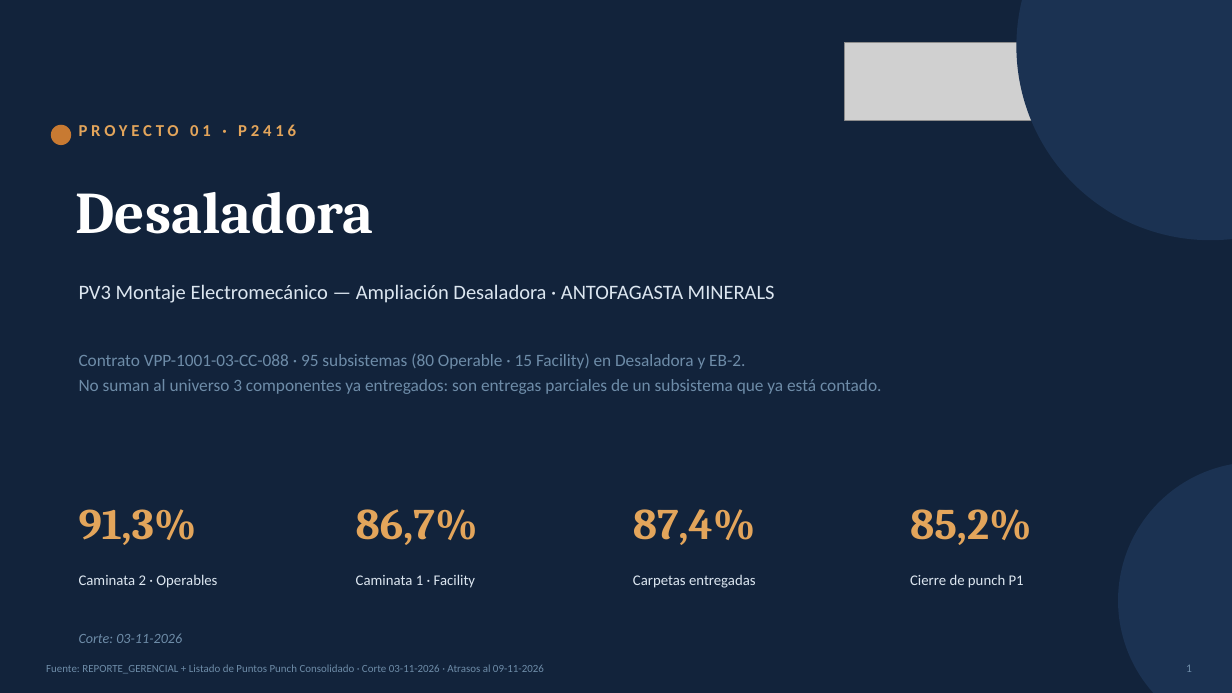
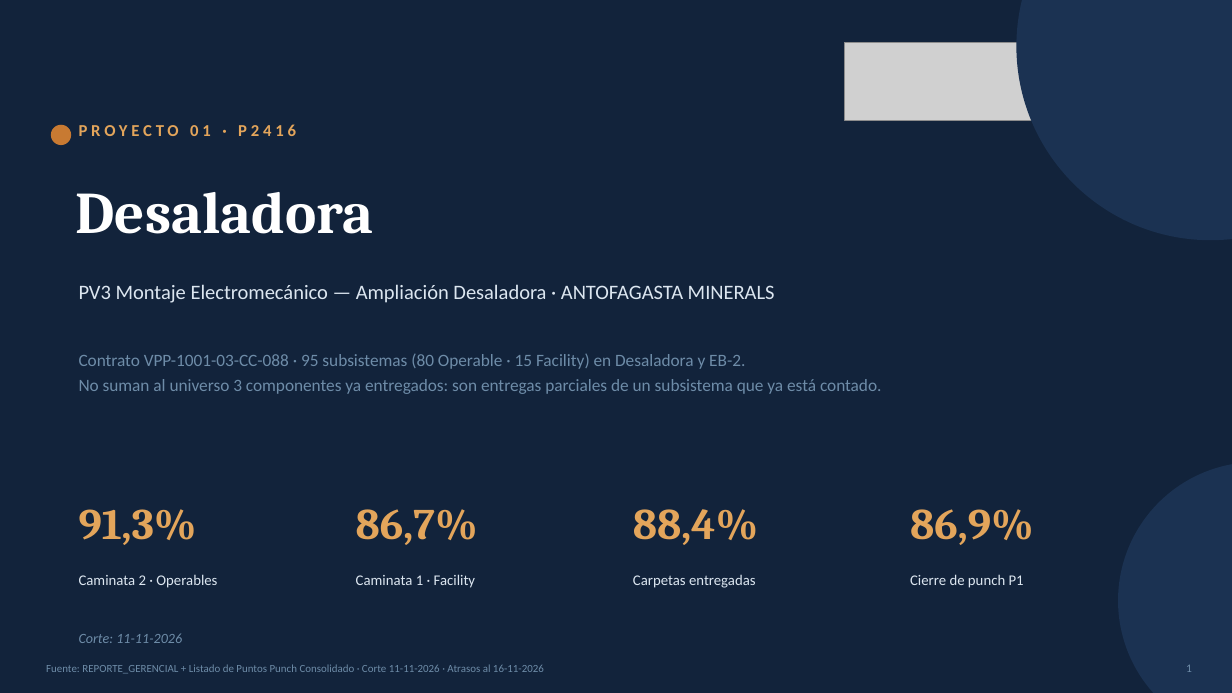
Before and after one commit to tdkvalex/Dashboard-HSEQ, a slide deck: slide 1 of panel_control_TOP_P1/Panel_Control_TOP_P1.pptx. Drawn at 1232x693 pixels with LibreOffice and Linux fonts; fonts in the diff are those of the drawing; grey boxes stand for pictures. Boxes give left, top, right and bottom in pixels: in the first picture for what was removed or moved away, otherwise in the second. Text is boxed around its words. In the diff, an @@ line names an element or a change of style, - is before the commit and + after.

```diff
--- a/panel_control_TOP_P1/Panel_Control_TOP_P1.pptx
+++ b/panel_control_TOP_P1/Panel_Control_TOP_P1.pptx
@@ text at (x1=633, y1=509, x2=758, y2=545): text changed @@
-87,4%
+88,4%
@@ text at (x1=910, y1=509, x2=1034, y2=545): text changed @@
-85,2%
+86,9%
@@ text at (x1=79, y1=633, x2=182, y2=643): text changed @@
-Corte: 03-11-2026
+Corte: 11-11-2026
@@ text at (x1=46, y1=664, x2=544, y2=674): text changed @@
-Fuente: REPORTE_GERENCIAL + Listado de Puntos Punch Consolidado · Corte 03-11-2026 · Atrasos al 09-11-2026
+Fuente: REPORTE_GERENCIAL + Listado de Puntos Punch Consolidado · Corte 11-11-2026 · Atrasos al 16-11-2026
```
Also in this commit, not shown: 4 other slides changed, 5 other files.
